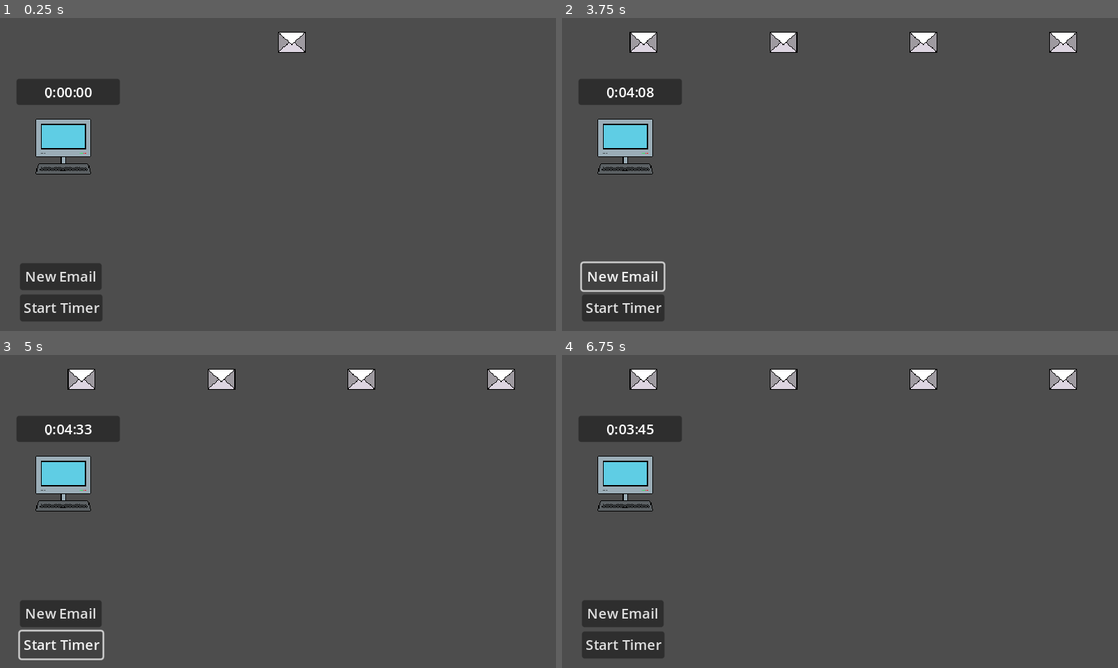
Above: before the commit, frames 1-4 (two rows, left to right).
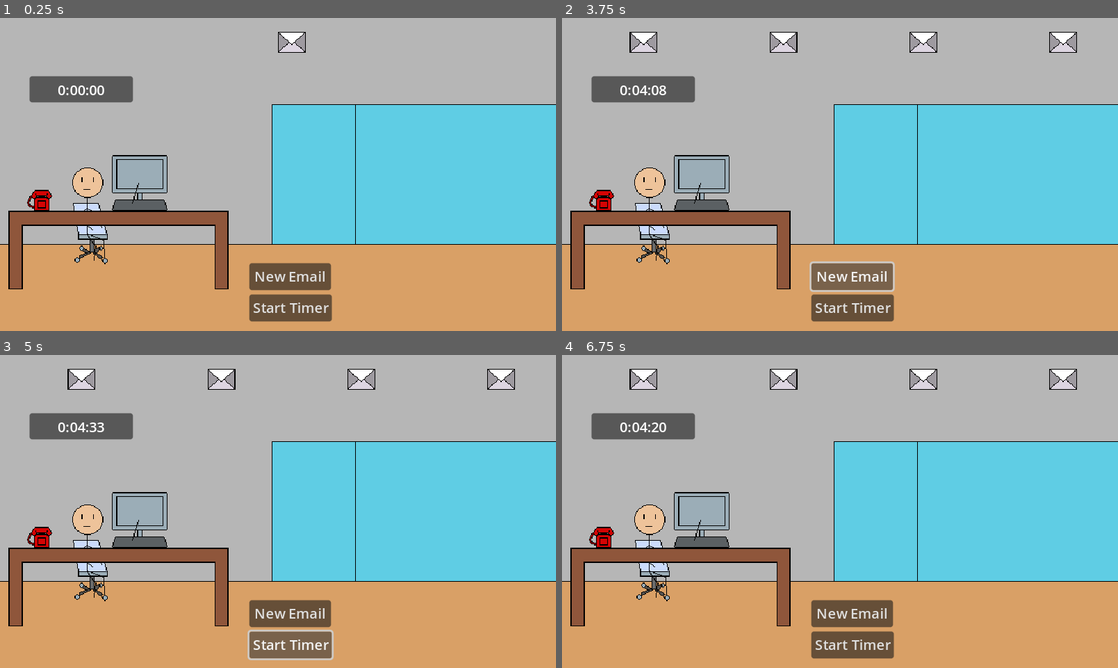
Above: after the commit, the same moments.

Repository: kelleralex04/Brackey-s-Game-Jam
Game: Godot game, scene res://Scenes/main.tscn
Two runs of this game, one before a commit and one after it. Both use one fixed random seed, a clock stepped at 60 frames per second and the inputs below.
Inputs (mouse positions are in pixels of both pictures, inside the frame that each line leads up to):
- Up to frame 1 (0.25 s): no input
- Up to frame 2 (3.75 s): click "New Email" at 0.5 s; click "New Email" at 1.25 s; click "Start Timer" at 2 s; click "Start Timer" at 2.75 s; click "New Email" at 3.5 s
- Up to frame 3 (5 s): click "Start Timer" at 4.25 s
- Up to frame 4 (6.75 s): tap Enter (ui_accept) at 5, 5.1, 5.27, 5.57, 5.85, 6.02, 6.32 s; move the mouse to (623, 483) at 5.02 s; click (623, 483) at 5.17 s; move the mouse to (728, 527) at 5.77 s; click (728, 527) at 5.92 s; click (834, 549) at 6.5 s, where only the run after the commit has a clickable "Try Again?"

The runs differ from the first frame. In frame 1, 99% of the frame differs, in the area x 0-100%, y 0-100%; in frame 2, 98%; in frame 3, 98%; in frame 4, 98%.

Commit message:
adds art for background, player, desk, computer screen

Diff:
--- a/Scenes/desktop.tscn
+++ b/Scenes/desktop.tscn
@@ -1,7 +1,7 @@
 [gd_scene load_steps=4 format=3 uid="uid://dlcv1qrrvtfet"]
 
 [ext_resource type="Script" path="res://Scenes/desktop.gd" id="1_hkm58"]
-[ext_resource type="Texture2D" uid="uid://c5bppmbtse3hg" path="res://Assets/Sprites/Desktop.png" id="1_orkn2"]
+[ext_resource type="Texture2D" uid="uid://d2w0c4md3qrpv" path="res://Assets/Sprites/desktop_back.png" id="2_i27xk"]
 
 [sub_resource type="RectangleShape2D" id="RectangleShape2D_bvjy8"]
 size = Vector2(64, 64)
@@ -12,7 +12,7 @@
 [node name="TextureRect" type="TextureRect" parent="."]
 offset_right = 40.0
 offset_bottom = 40.0
-texture = ExtResource("1_orkn2")
+texture = ExtResource("2_i27xk")
 
 [node name="Area2D" type="Area2D" parent="."]
 
--- a/Scenes/main.gd
+++ b/Scenes/main.gd
@@ -1,18 +1,26 @@
 extends Node2D
 
 @onready var desktop: Node2D = $Desktop
-@onready var label: Label = $ExampleEmail/Panel/Label
-@onready var email_input: email_class = $EmailInput
-@onready var example_email: Control = $ExampleEmail
+@onready var example_email_label: Label = $Screen/ExampleEmail/ExampleEmailPanel/ExampleEmailLabel
+@onready var email_input: email_class = $Screen/EmailInput
+@onready var example_email: Control = $Screen/ExampleEmail
 @onready var taskbar: HBoxContainer = $Taskbar
 @onready var email_task: Control = $Taskbar/EmailTask
 @onready var timer: Timer = $Timer
-@onready var time_left: Label = $Panel/TimeLeft
+@onready var time_left: Label = $TimerPanel/TimeLeft
+@onready var game_over_panel: Panel = $GameOverPanel
+@onready var phone_panel: Panel = $PhonePanel
+@onready var phone_caller_label: Label = $PhonePanel/PhoneVbox/PhoneCallerLabel
+@onready var phone_date_label: Label = $PhonePanel/PhoneVbox/PhoneDateLabel
+@onready var phone_time_label: Label = $PhonePanel/PhoneVbox/PhoneTimeLabel
+@onready var screen: TextureRect = $Screen
 
 var minutes: int
 var seconds: int
 var milliseconds: int
+var open_panel := false
 var email_opened := false
+var phone_opened := false
 var task_queue := []
 var new_email: String
 var email_responses: Dictionary = {
@@ -79,8 +87,8 @@
 }
 
 func _ready() -> void:
-	label.text = choose_email()
-	task_queue.append([email_task, label.text])
+	example_email_label.text = choose_email()
+	task_queue.append([email_task, example_email_label.text])
 
 func _process(delta: float) -> void:
 	var remaining_time = timer.time_left
@@ -94,21 +102,23 @@
 		get_tree().quit()
 
 	if Input.is_action_just_pressed('ui_accept') and email_opened:
-		if email_input.text == label.text:
+		if email_input.text == example_email_label.text:
 			_on_desktop_clicked()
 			task_queue[0][0].queue_free()
 			task_queue.pop_front()
 			email_input.text = ''
+			if !task_queue.size():
+				timer.set_paused(true)
 		else:
-			print('Error!')
 			_on_desktop_clicked()
+			game_over()
 
 func choose_email() -> String:
 	return email_responses[randi_range(1, 60)]
 
 func _on_email_input_text_changed() -> void:
 	var new_email_text: String = email_input.text
-	if new_email_text.length() > label.text.length():
+	if new_email_text.length() > example_email_label.text.length():
 		email_input.text = email_input.cur_email_text
 		email_input.set_caret_line(email_input.cursor_line)
 		email_input.set_caret_column(email_input.cursor_column)
@@ -118,7 +128,7 @@
 	email_input.cursor_column = email_input.get_caret_column()
 
 	for i in email_input.text.length():
-		if email_input.text[i] != label.text[i]:
+		if email_input.text[i] != example_email_label.text[i]:
 			email_input.add_theme_color_override('font_color', Color(1, 0, 0))
 			break
 		else:
@@ -126,11 +136,20 @@
 
 func _on_desktop_clicked() -> void:
 	if task_queue.size():
-		email_opened = !email_opened
-		email_input.visible = !email_input.visible
-		example_email.visible = !example_email.visible
-		label.text = task_queue[0][1]
-		email_input.grab_focus()
+		if !open_panel or open_panel and email_opened:
+			open_panel = !open_panel
+			email_opened = !email_opened
+			#email_input.visible = !email_input.visible
+			#example_email.visible = !example_email.visible
+			screen.visible = !screen.visible
+			example_email_label.text = task_queue[0][1]
+			email_input.grab_focus()
+
+func _on_phone_phone_clicked() -> void:
+	if !open_panel or open_panel and phone_opened:
+		open_panel = !open_panel
+		phone_opened = !phone_opened
+		phone_panel.visible = !phone_panel.visible
 
 func _on_new_email_pressed() -> void:
 	var email_task_scene = preload('res://Scenes/email_task.tscn')
@@ -143,4 +162,13 @@
 	timer.start()
 
 func _on_timer_timeout() -> void:
-	print('done')
+	game_over()
+
+func _on_restart_pressed() -> void:
+	game_over_panel.visible = false
+
+func game_over():
+	game_over_panel.visible = true
+
+func _on_close_screen_pressed() -> void:
+	_on_desktop_clicked()
--- a/Scenes/main.tscn
+++ b/Scenes/main.tscn
@@ -1,12 +1,22 @@
-[gd_scene load_steps=5 format=3 uid="uid://578yfpfkbim6"]
+[gd_scene load_steps=10 format=3 uid="uid://578yfpfkbim6"]
 
 [ext_resource type="Script" path="res://Scenes/main.gd" id="1_7vj2b"]
 [ext_resource type="PackedScene" uid="uid://dlcv1qrrvtfet" path="res://Scenes/desktop.tscn" id="1_dntc4"]
+[ext_resource type="Texture2D" uid="uid://cwje6gr5tj4nj" path="res://Assets/Sprites/background.png" id="2_mnrvu"]
 [ext_resource type="PackedScene" uid="uid://chc7rkv04g0iu" path="res://Scenes/email_input.tscn" id="3_im7m8"]
 [ext_resource type="PackedScene" uid="uid://bx4jtaudukp2x" path="res://Scenes/email_task.tscn" id="4_g8ask"]
+[ext_resource type="PackedScene" uid="uid://c5713bjf7ax0x" path="res://Scenes/phone.tscn" id="5_skwty"]
+[ext_resource type="Texture2D" uid="uid://lkv7pcombhf5" path="res://Assets/Sprites/desk.png" id="7_8wov8"]
+[ext_resource type="Texture2D" uid="uid://bpbc0q840g406" path="res://Assets/Sprites/john_office.png" id="7_lthcq"]
+[ext_resource type="Texture2D" uid="uid://dge34nelojwkh" path="res://Assets/Sprites/screen.png" id="8_3seal"]
 
 [node name="Main" type="Node2D"]
 script = ExtResource("1_7vj2b")
+
+[node name="Background" type="TextureRect" parent="."]
+offset_right = 640.0
+offset_bottom = 360.0
+texture = ExtResource("2_mnrvu")
 
 [node name="Taskbar" type="HBoxContainer" parent="."]
 custom_minimum_size = Vector2(640, 32)
@@ -20,65 +30,63 @@
 [node name="EmailTask" parent="Taskbar" instance=ExtResource("4_g8ask")]
 layout_mode = 2
 
-[node name="EmailInput" parent="." instance=ExtResource("3_im7m8")]
+[node name="PhonePanel" type="Panel" parent="."]
 visible = false
-offset_left = 204.0
-offset_top = 19.0
-offset_right = 495.0
-offset_bottom = 161.0
-placeholder_text = "Type here"
-context_menu_enabled = false
-middle_mouse_paste_enabled = false
-wrap_mode = 1
-
-[node name="ExampleEmail" type="Control" parent="."]
-visible = false
-layout_mode = 3
-anchors_preset = 0
-offset_right = 40.0
-offset_bottom = 40.0
-
-[node name="Panel" type="Panel" parent="ExampleEmail"]
-layout_mode = 0
-offset_left = 203.0
-offset_top = 174.0
-offset_right = 496.0
-offset_bottom = 318.0
-
-[node name="Label" type="Label" parent="ExampleEmail/Panel"]
+offset_left = 209.0
+offset_top = 81.0
+offset_right = 503.0
+offset_bottom = 173.0
+
+[node name="PhoneVbox" type="VBoxContainer" parent="PhonePanel"]
 layout_mode = 1
 anchors_preset = 15
 anchor_right = 1.0
 anchor_bottom = 1.0
 grow_horizontal = 2
 grow_vertical = 2
-text = "Type this"
+
+[node name="PhoneCallerLabel" type="Label" parent="PhonePanel/PhoneVbox"]
+custom_minimum_size = Vector2(16, 24)
+layout_mode = 2
+text = "Caller:"
+autowrap_mode = 2
+
+[node name="PhoneDateLabel" type="Label" parent="PhonePanel/PhoneVbox"]
+custom_minimum_size = Vector2(16, 24)
+layout_mode = 2
+text = "Meeting Date:"
+autowrap_mode = 2
+
+[node name="PhoneTimeLabel" type="Label" parent="PhonePanel/PhoneVbox"]
+custom_minimum_size = Vector2(16, 24)
+layout_mode = 2
+text = "Meeting Time:"
 autowrap_mode = 2
 
 [node name="Desktop" parent="." instance=ExtResource("1_dntc4")]
-position = Vector2(41, 116)
+position = Vector2(129, 158)
 
 [node name="NewEmail" type="Button" parent="."]
-offset_left = 23.0
+offset_left = 287.0
 offset_top = 282.0
-offset_right = 117.0
+offset_right = 381.0
 offset_bottom = 313.0
 text = "New Email"
 
 [node name="StartTimer" type="Button" parent="."]
-offset_left = 23.0
+offset_left = 287.0
 offset_top = 318.0
-offset_right = 118.0
+offset_right = 382.0
 offset_bottom = 349.0
 text = "Start Timer"
 
-[node name="Panel" type="Panel" parent="."]
-offset_left = 19.0
-offset_top = 70.0
-offset_right = 138.0
-offset_bottom = 100.0
-
-[node name="TimeLeft" type="Label" parent="Panel"]
+[node name="TimerPanel" type="Panel" parent="."]
+offset_left = 34.0
+offset_top = 67.0
+offset_right = 153.0
+offset_bottom = 97.0
+
+[node name="TimeLeft" type="Label" parent="TimerPanel"]
 layout_mode = 1
 anchors_preset = 8
 anchor_left = 0.5
@@ -97,8 +105,102 @@
 wait_time = 5.0
 one_shot = true
 
-[connection signal="text_changed" from="EmailInput" to="." method="_on_email_input_text_changed"]
+[node name="Phone" parent="." instance=ExtResource("5_skwty")]
+position = Vector2(44, 210)
+
+[node name="GameOverPanel" type="Panel" parent="."]
+visible = false
+offset_right = 640.0
+offset_bottom = 360.0
+
+[node name="GameOverLabel" type="Label" parent="GameOverPanel"]
+layout_mode = 0
+offset_left = 109.0
+offset_top = 148.0
+offset_right = 550.0
+offset_bottom = 193.0
+theme_override_colors/font_color = Color(1, 0, 0, 1)
+theme_override_font_sizes/font_size = 32
+text = "NOTHING CAN GO WRONG!!!"
+
+[node name="Restart" type="Button" parent="GameOverPanel"]
+layout_mode = 0
+offset_left = 268.0
+offset_top = 209.0
+offset_right = 364.0
+offset_bottom = 240.0
+text = "Try Again?"
+
+[node name="JohnOffice" type="TextureRect" parent="."]
+offset_left = 73.0
+offset_top = 160.0
+offset_right = 137.0
+offset_bottom = 288.0
+texture = ExtResource("7_lthcq")
+
+[node name="Desk" type="TextureRect" parent="."]
+offset_left = 10.0
+offset_top = 222.0
+offset_right = 263.0
+offset_bottom = 312.0
+texture = ExtResource("7_8wov8")
+
+[node name="Screen" type="TextureRect" parent="."]
+visible = false
+offset_left = 70.0
+offset_top = 30.0
+offset_right = 570.0
+offset_bottom = 330.0
+texture = ExtResource("8_3seal")
+
+[node name="EmailInput" parent="Screen" instance=ExtResource("3_im7m8")]
+offset_left = 133.0
+offset_top = 20.0
+offset_right = 413.0
+offset_bottom = 140.0
+placeholder_text = "Type here"
+context_menu_enabled = false
+middle_mouse_paste_enabled = false
+wrap_mode = 1
+
+[node name="ExampleEmail" type="Control" parent="Screen"]
+layout_mode = 3
+anchors_preset = 0
+offset_left = -70.0
+offset_top = -30.0
+offset_right = -30.0
+offset_bottom = 10.0
+
+[node name="ExampleEmailPanel" type="Panel" parent="Screen/ExampleEmail"]
+layout_mode = 0
+offset_left = 203.0
+offset_top = 174.0
+offset_right = 483.0
+offset_bottom = 294.0
+
+[node name="ExampleEmailLabel" type="Label" parent="Screen/ExampleEmail/ExampleEmailPanel"]
+layout_mode = 1
+anchors_preset = 15
+anchor_right = 1.0
+anchor_bottom = 1.0
+grow_horizontal = 2
+grow_vertical = 2
+text = "Type this"
+autowrap_mode = 2
+
+[node name="CloseScreen" type="Button" parent="Screen"]
+layout_mode = 0
+offset_left = 452.0
+offset_top = 17.0
+offset_right = 483.0
+offset_bottom = 48.0
+text = "x"
+
 [connection signal="desktop_clicked" from="Desktop" to="." method="_on_desktop_clicked"]
 [connection signal="pressed" from="NewEmail" to="." method="_on_new_email_pressed"]
 [connection signal="pressed" from="StartTimer" to="." method="_on_start_timer_pressed"]
 [connection signal="timeout" from="Timer" to="." method="_on_timer_timeout"]
+[connection signal="phone_clicked" from="Phone" to="." method="_on_phone_phone_clicked"]
+[connection signal="pressed" from="GameOverPanel/Restart" to="." method="_on_restart_pressed"]
+[connection signal="text_changed" from="Screen/EmailInput" to="." method="_on_email_input_text_changed"]
+[connection signal="pressed" from="Screen/CloseScreen" to="." method="_on_close_screen_pressed"]
--- /dev/null
+++ b/Scenes/phone.gd
@@ -0,0 +1,7 @@
+extends Node2D
+
+signal phone_clicked
+
+func _on_area_2d_input_event(viewport: Node, event: InputEvent, shape_idx: int) -> void:
+	if event is InputEventMouseButton and event.is_pressed() and event.button_index == MOUSE_BUTTON_LEFT:
+		phone_clicked.emit()
--- /dev/null
+++ b/Scenes/phone.tscn
@@ -0,0 +1,26 @@
+[gd_scene load_steps=4 format=3 uid="uid://c5713bjf7ax0x"]
+
+[ext_resource type="Script" path="res://Scenes/phone.gd" id="1_iqyal"]
+[ext_resource type="Texture2D" uid="uid://cejn53exhymvt" path="res://Assets/Sprites/phone_back.png" id="2_2wcfy"]
+
+[sub_resource type="RectangleShape2D" id="RectangleShape2D_xv2ys"]
+size = Vector2(29, 24)
+
+[node name="Phone" type="Node2D"]
+script = ExtResource("1_iqyal")
+
+[node name="TextureRect" type="TextureRect" parent="."]
+offset_left = -16.0
+offset_top = -12.0
+offset_right = 16.0
+offset_bottom = 12.0
+texture = ExtResource("2_2wcfy")
+
+[node name="Area2D" type="Area2D" parent="."]
+
+[node name="CollisionShape2D" type="CollisionShape2D" parent="Area2D"]
+visible = false
+position = Vector2(1.5, 0)
+shape = SubResource("RectangleShape2D_xv2ys")
+
+[connection signal="input_event" from="Area2D" to="." method="_on_area_2d_input_event"]
Binary file added: Assets/Sprites/background.png
Not shown, added: Assets/Sprites/background.png.import
Binary file added: Assets/Sprites/desk.png
Not shown, added: Assets/Sprites/desk.png.import
Binary file added: Assets/Sprites/desktop_back.png
Not shown, added: Assets/Sprites/desktop_back.png.import
Binary file added: Assets/Sprites/john_office.png
Not shown, added: Assets/Sprites/john_office.png.import
Binary file added: Assets/Sprites/phone.png
Not shown, added: Assets/Sprites/phone.png.import
Binary file added: Assets/Sprites/phone_back.png
Not shown, added: Assets/Sprites/phone_back.png.import
(and 2 more such lines)
